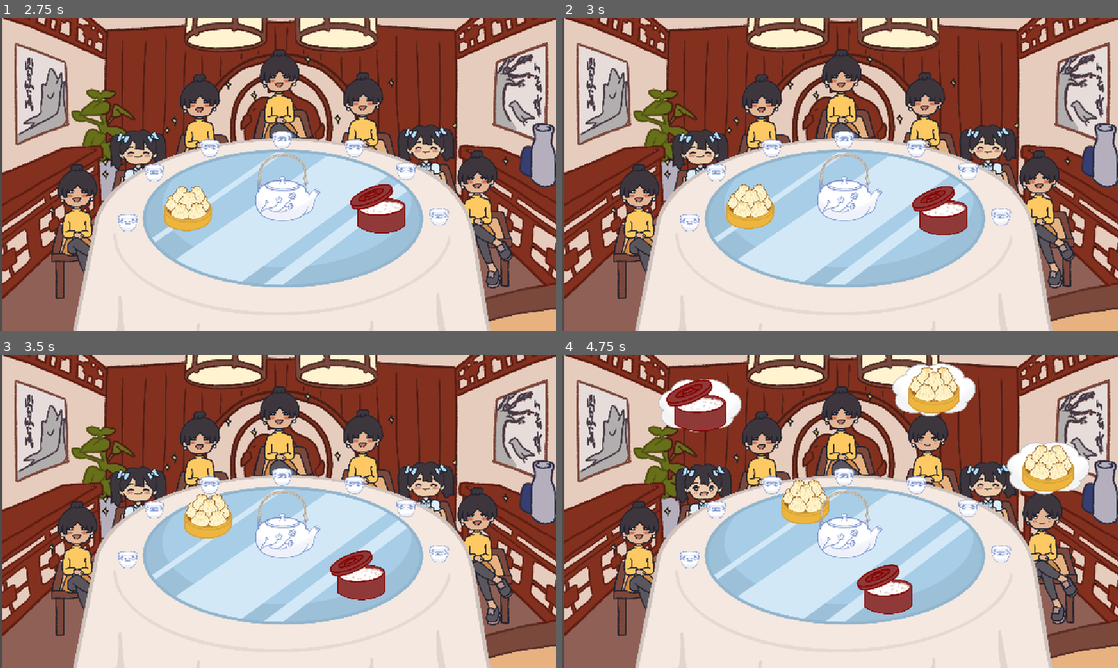
Above: before the commit, frames 1-4 (two rows, left to right).
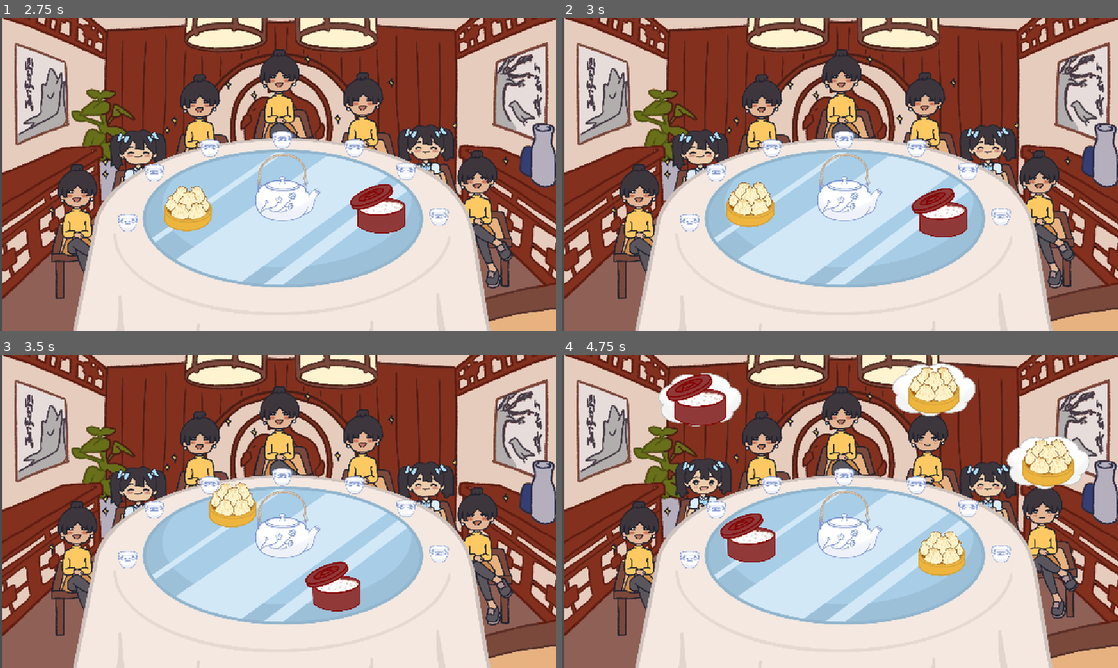
Above: after the commit, the same moments.

Repository: game-dev-besties/lupe_game
Game: Godot game, scene res://scenes/cutscene.tscn
The game is run twice, just before and just after one commit, with the same random seed, the same clock (stepped at 60 frames per second) and the same inputs.
Inputs (mouse positions are in pixels of both pictures, inside the frame that each line leads up to):
- Up to frame 1 (2.75 s): click "SKIP" at 0.5 s; tap Enter (ui_accept) at 1.25, 2 s; drag from (283, 196) to (155, 168) at 1.27 s; drag from (378, 208) to (189, 208) at 2.02 s
- Up to frame 2 (3 s): tap Enter (ui_accept) at 2.75 s; hold Right (ui_right) from 2.78 s (still down); hold Enter (ui_accept) from 2.78 s (still down); click (751, 208) at 2.92 s
- Up to frame 3 (3.5 s): keep holding Right (ui_right); keep holding Enter (ui_accept)
- Up to frame 4 (4.75 s): release Right (ui_right) at 3.5 s; release Enter (ui_accept) at 3.5 s; drag from (812, 574) to (717, 505) at 3.52 s; move the mouse to (1006, 558) at 4.27 s; hold Left (ui_left) from 4.28 s (still down); hold Enter (ui_accept) from 4.28 s (still down)

Frame 1 is identical in both runs. In frame 2, 1.1% of the frame differs, in the area x 29-73%, y 52-70%; in frame 3, 3.3%; in frame 4, 9.2%, in the area x 17-95%, y 5-86%.

Commit message:
fix: clicking doesn't brake now

Diff:
--- a/project.godot
+++ b/project.godot
@@ -50,6 +50,11 @@
 , Object(InputEventKey,"resource_local_to_scene":false,"resource_name":"","device":-1,"window_id":0,"alt_pressed":false …(183 unchanged characters)…
 ]
 }
+brake={
+"deadzone": 0.2,
+"events": [Object(InputEventKey,"resource_local_to_scene":false,"resource_name":"","device":0,"window_id":0,"alt_pressed":false,"shift_pressed":false,"ctrl_pressed":false,"meta_pressed":false,"pressed":false,"keycode":0,"physical_keycode":32,"key_label":0,"unicode":0,"location":0,"echo":false,"script":null)
+]
+}
 
 [rendering]
 
--- a/scripts/spinningthing.gd
+++ b/scripts/spinningthing.gd
@@ -173,7 +173,7 @@
 
 func apply_physics(delta):
 	var friction = natural_friction
-	if Input.is_action_pressed("ui_accept"):
+	if Input.is_action_pressed("brake"):
 		friction = brake_force
 
 	if angular_velocity != 0:
